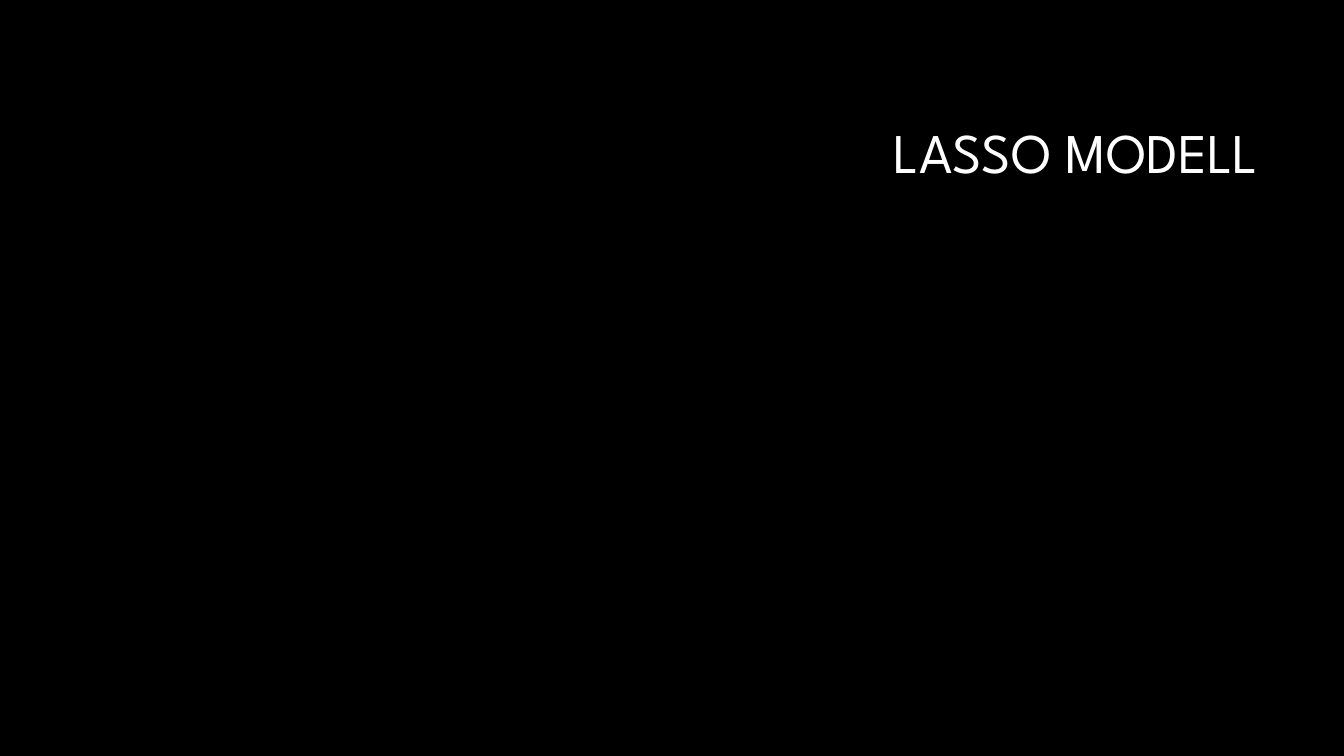
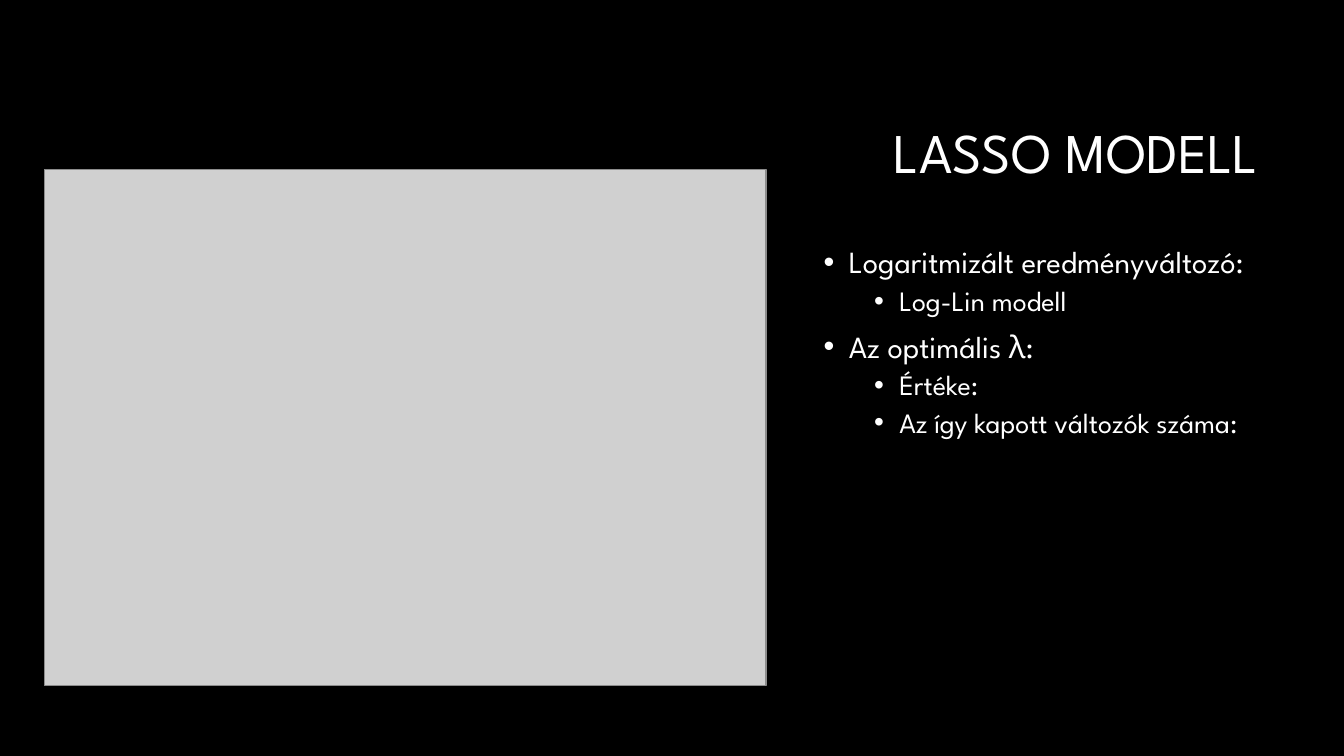
Before and after one commit to DLeves/TobbvaltPet, a slide deck: slide 10 of Prezi.pptx (slide 9 before the commit). Drawn at 1344x756 pixels with LibreOffice and Linux fonts; fonts in the diff are those of the drawing; grey boxes stand for pictures; background and template pictures are left out. Boxes give left, top, right and bottom in pixels: in the first picture for what was removed or moved away, otherwise in the second. Text is boxed around its words. In the diff, an @@ line names an element or a change of style, - is before the commit and + after.

Commit message:
prezi: változók bemutatása

```diff
--- a/Prezi.pptx
+++ b/Prezi.pptx
@@ picture added at (x1=44, y1=170, x2=766, y2=687) @@
@@ text added at (x1=849, y1=251, x2=1244, y2=439), 20 pt, text #FFFFFF @@
+• Logaritmizált eredményváltozó:
+  • Log-Lin modell
+• Az optimális λ:
+  • Értéke:
+  • Az így kapott változók száma:
```
Also in this commit, not shown: 3 other slides changed, 3 slides added, 2 slides removed.
